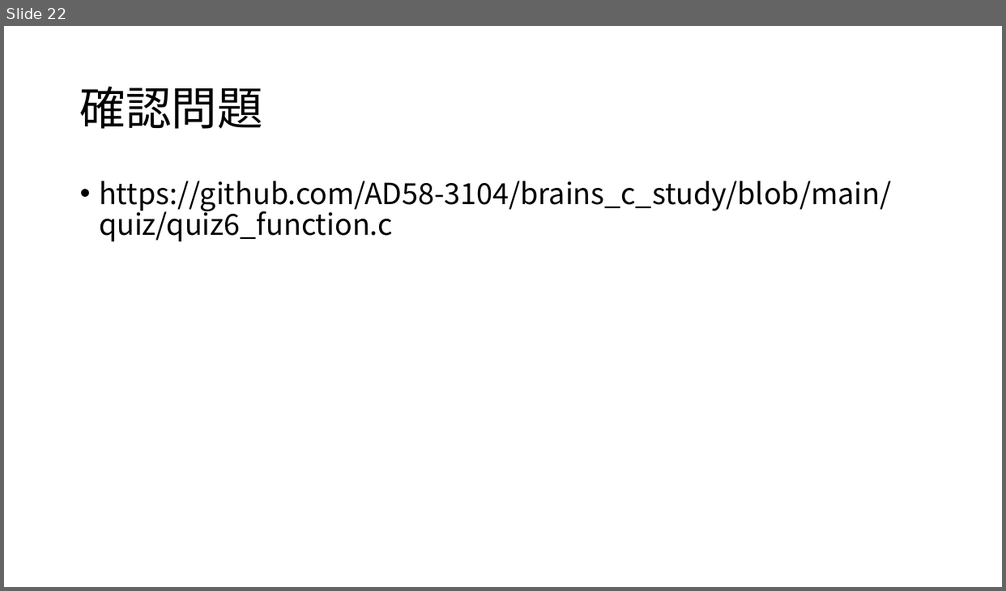
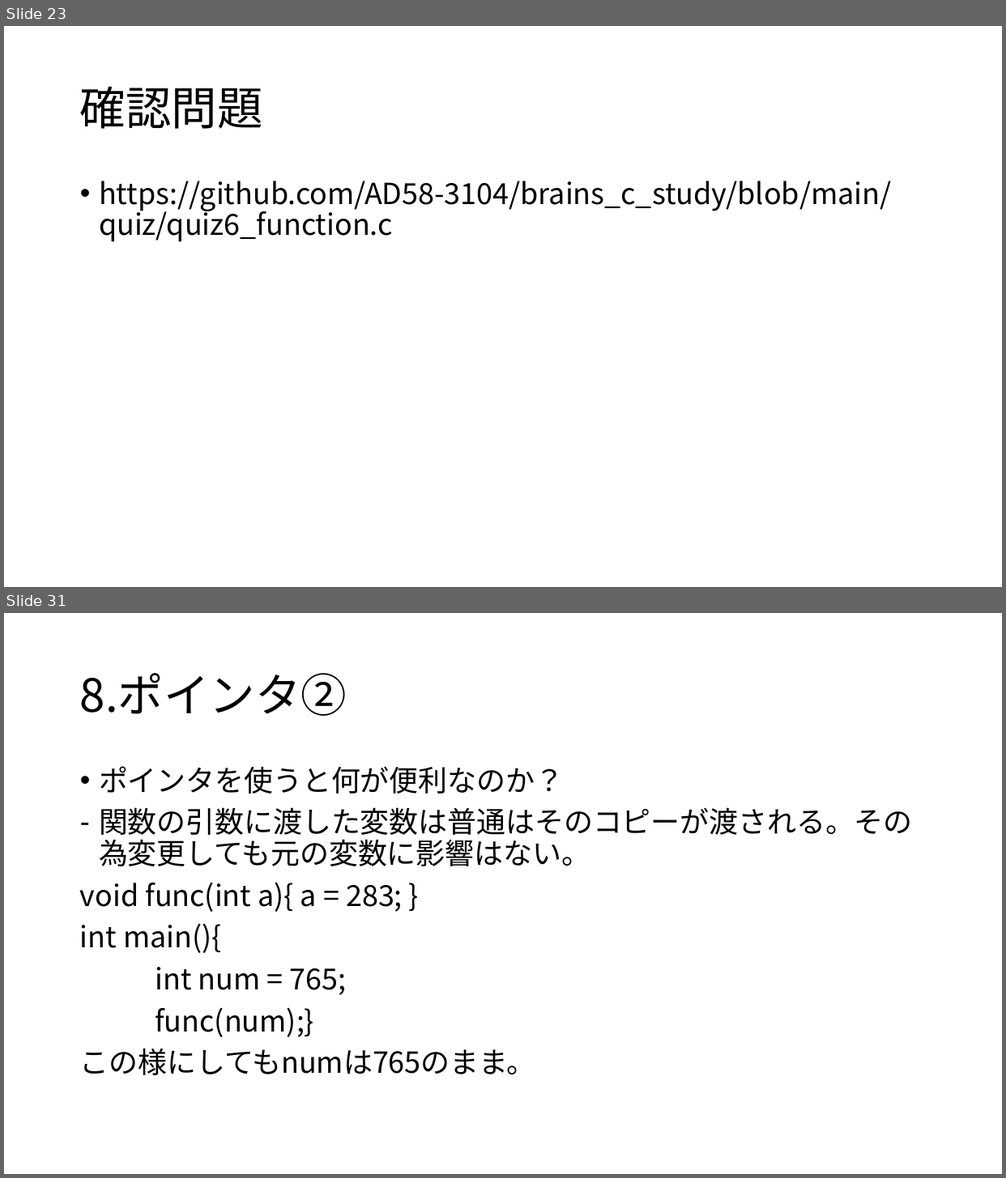
Before and after one commit to AD58-3104/brains_c_study, a slide deck: document/C言語勉強会.pptx. Shown one above the other, each under a label of ours: slide 22 before the commit, slides 23 and 31 after it; the slides between them are not shown. The pictures are 1006x591 and 1006x1178 pixels, drawn with LibreOffice and Linux fonts; fonts in the diff are those of the drawing. Boxes give left, top, right and bottom in pixels: in the first picture for what was removed or moved away, otherwise in the second. Text is boxed around its words. In the diff, an @@ line names an element or a change of style, - is before the commit and + after.

```diff
--- a/document/C言語勉強会.pptx
+++ b/document/C言語勉強会.pptx
@@ slide 31 added at (4,613,1002,1174), background #FFFFFF @@
@@ title added at (80,673,347,716), 44 pt, text #000000 @@
+8.ポインタ②
@@ text added at (80,766,913,1076), 28 pt, text #000000 @@
+• ポインタを使うと何が便利なのか？
+– 関数の引数に渡した変数は普通はそのコピーが渡される。その為変更しても元の変数に影響はない。
+void func(int a){ a = 283; }
+int main(){
+int num = 765;
+func(num);}
+この様にしてもnumは765のまま。
@@ what was slide 22 is now slide 23 @@
```
Also in this commit, not shown: 3 slides changed, 11 other slides added.
